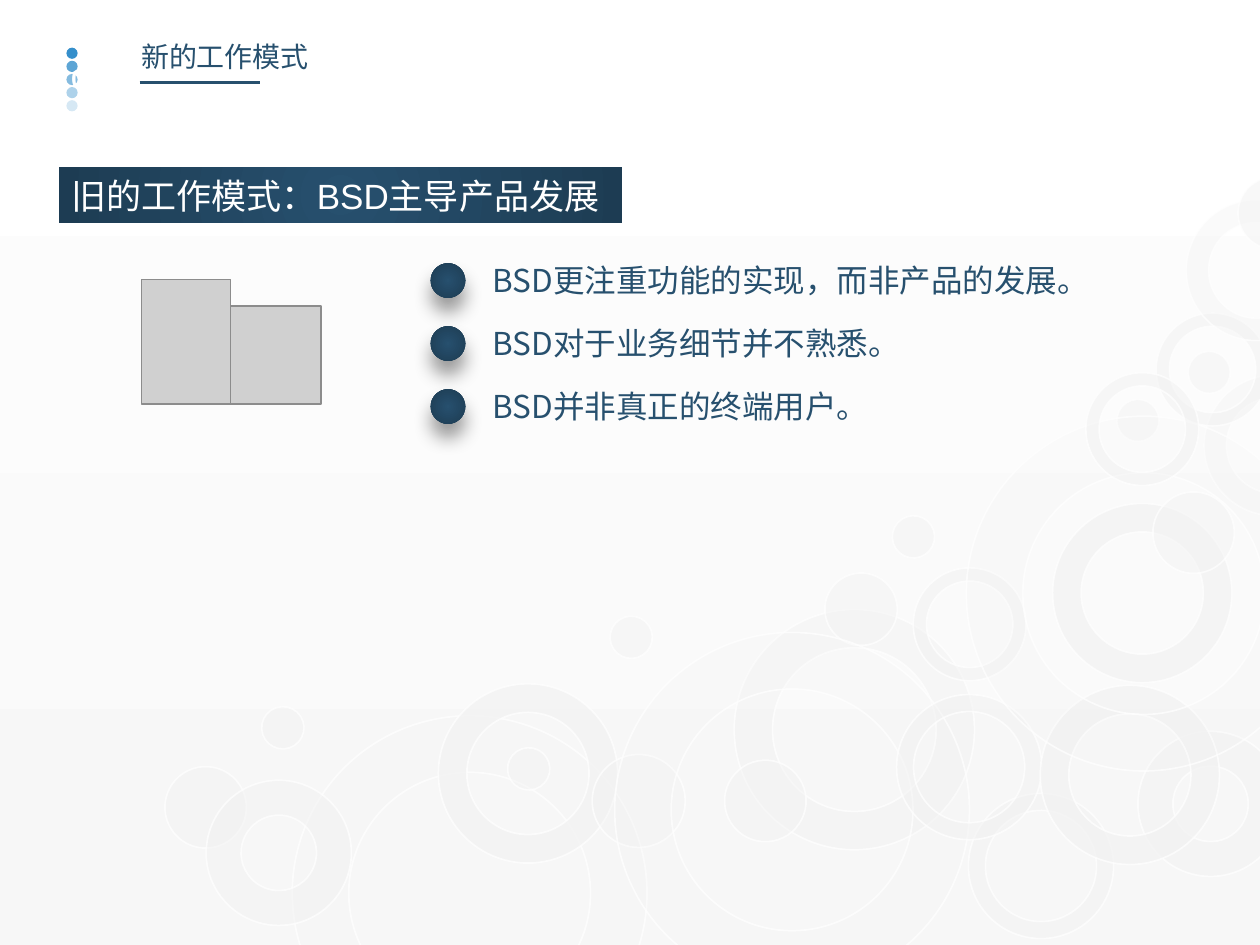
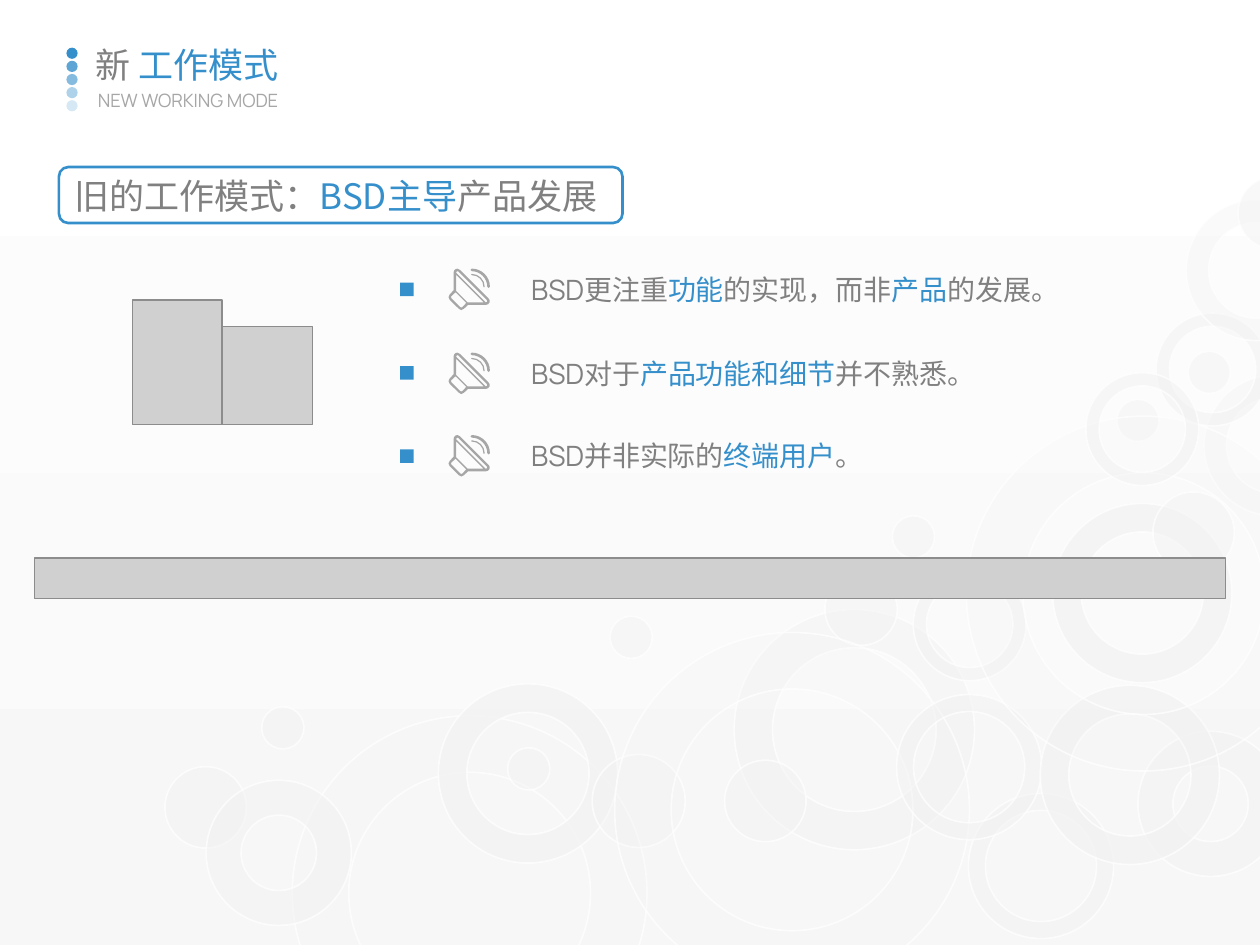
Before and after one commit to watermoonlx/presentation, a slide deck: slide 11 of [PO]PR Approval Control Panel.pptx. Drawn at 1260x945 pixels with LibreOffice and Linux fonts; fonts in the diff are those of the drawing; grey boxes stand for pictures. Boxes give left, top, right and bottom in pixels: in the first picture for what was removed or moved away, otherwise in the second. Text is boxed around its words. In the diff, an @@ line names an element or a change of style, - is before the commit and + after.

```diff
--- a/[PO]PR Approval Control Panel.pptx
+++ b/[PO]PR Approval Control Panel.pptx
@@ text at bbox=[95, 48, 278, 81]: text changed; size 16 to 20 pt; text colour #27506E to #358FCB @@
-新的工作模式
+新 工作模式
@@ text removed at bbox=[71, 63, 100, 94] @@
-03
@@ line removed from (140, 83) to (260, 83) @@
@@ text added at bbox=[98, 93, 278, 107], 10.5 pt, text #A6A6A6 @@
+NEW WORKING MODE
@@ rounded rectangle "旧的工作模式：BSD主导产品发展" at bbox=[59, 168, 622, 223]: font Arial to Noto Sans CJK SC; text colour #FFFFFF to #808080, text colour #FFFFFF to #358FCB in "旧的工作模式：BSD主导产品发展"; rectangle to rounded rectangle; fill gradient #27506E to #1D3C52 to #FFFFFF; outline none to #358FCB 1.5 pt @@
@@ freeform shape: place and size @@
-freeform shape at bbox=[431, 263, 465, 297]
+freeform shape at bbox=[449, 268, 490, 310]
@@ freeform shape added at bbox=[470, 268, 489, 287], fill #A6A6A6 @@
@@ text "BSD更注重功能的实现，而非产品的发展。": place and size @@
-text "BSD更注重功能的实现，而非产品的发展。" at bbox=[492, 265, 1088, 295]
+text "BSD更注重功能的实现，而非产品的发展。" at bbox=[531, 276, 1059, 303]
@@ text "BSD更注重功能的实现，而非产品的发展。" at bbox=[531, 276, 1059, 303]: size 18 to 16 pt, font Noto Sans CJK SC to Manrope; text colour #27506E to #808080, text colour #27506E to #358FCB in "BSD更注重功能的实现，而非产品的发展。" @@
@@ rectangle added at bbox=[399, 282, 413, 296], fill #358FCB @@
@@ freeform shape added at bbox=[471, 273, 485, 287], fill #A6A6A6 @@
@@ picture: place and size @@
-picture at bbox=[141, 280, 231, 404]
+picture at bbox=[132, 300, 222, 425]
@@ picture: place and size @@
-picture at bbox=[222, 306, 321, 404]
+picture at bbox=[213, 326, 312, 425]
@@ text removed at bbox=[492, 328, 899, 358] @@
-BSD对于业务细节并不熟悉。
@@ freeform shape: place and size @@
-freeform shape at bbox=[431, 326, 465, 360]
+freeform shape at bbox=[449, 353, 490, 394]
@@ freeform shape added at bbox=[470, 353, 489, 372], fill #A6A6A6 @@
@@ freeform shape added at bbox=[471, 358, 485, 372], fill #A6A6A6 @@
@@ rectangle added at bbox=[399, 367, 413, 381], fill #358FCB @@
@@ text added at bbox=[531, 360, 975, 387], 16 pt, text #808080 @@
+BSD对于产品功能和细节并不熟悉。
@@ text removed at bbox=[492, 391, 868, 421] @@
-BSD并非真正的终端用户。
@@ fill gradient #27506E to #1D3C52 to #A6A6A6; shadow off in 3 elements at bbox=[449, 268, 490, 310], bbox=[449, 353, 490, 394], bbox=[449, 435, 490, 476] @@
@@ freeform shape: place and size @@
-freeform shape at bbox=[431, 389, 465, 423]
+freeform shape at bbox=[449, 435, 490, 476]
@@ freeform shape added at bbox=[470, 435, 489, 454], fill #A6A6A6 @@
@@ freeform shape added at bbox=[471, 440, 485, 454], fill #A6A6A6 @@
@@ text added at bbox=[531, 442, 863, 469], 16 pt, text #808080 @@
+BSD并非实际的终端用户。
@@ rectangle added at bbox=[399, 450, 413, 464], fill #358FCB @@
@@ picture added at bbox=[34, 558, 1225, 598] @@
```
Also in this commit, not shown: 14 other slides changed, 12 slides added, 26 slides removed, 14 other files.
